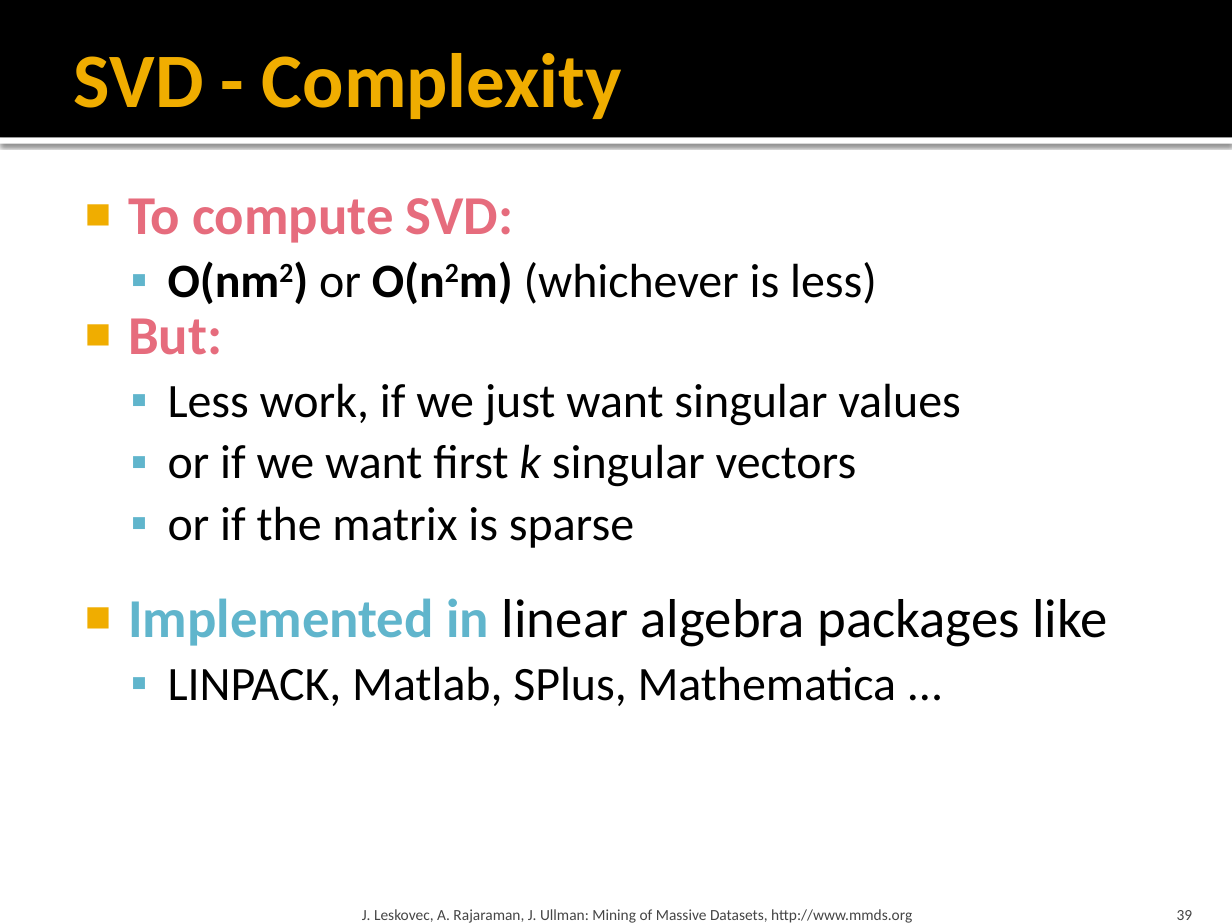
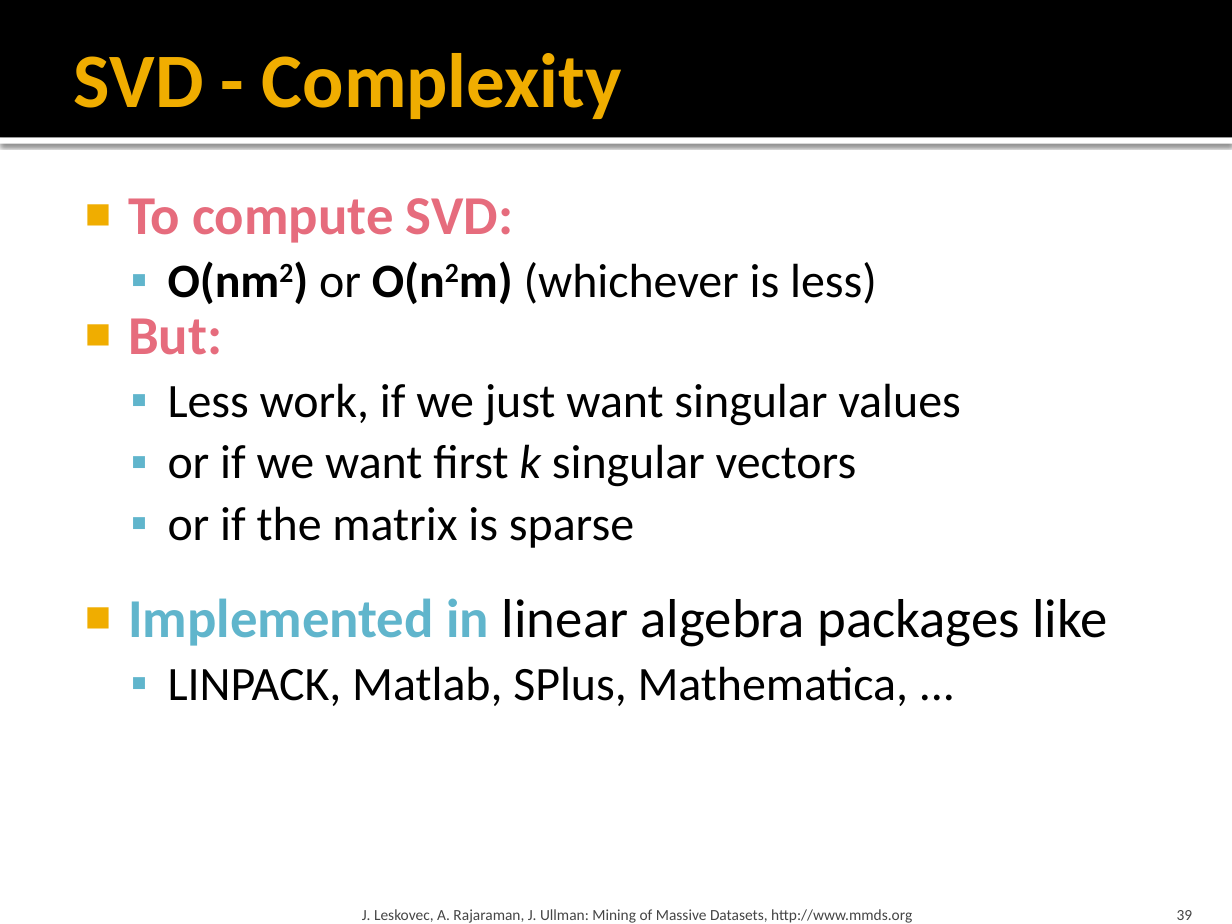
Before and after one commit to chriswjh/chriswjh.github.io, a slide deck: slide 39 of BDM/11-dimred.pptx. Drawn at 1232x924 pixels with LibreOffice and Linux fonts; fonts in the diff are those of the drawing. Boxes give left, top, right and bottom in pixels: in the first picture for what was removed or moved away, otherwise in the second. Text is boxed around its words. In the diff, an @@ line names an element or a change of style, - is before the commit and + after.

```diff
--- a/BDM/11-dimred.pptx
+++ b/BDM/11-dimred.pptx
@@ text at bbox=[168, 666, 908, 706]: text changed @@
-  ▪ LINPACK, Matlab, SPlus, Mathematica ...
+  ▪ LINPACK, Matlab, SPlus, Mathematica, ...
```
Also in this commit, not shown: 2 other slides changed, 9 other files.
